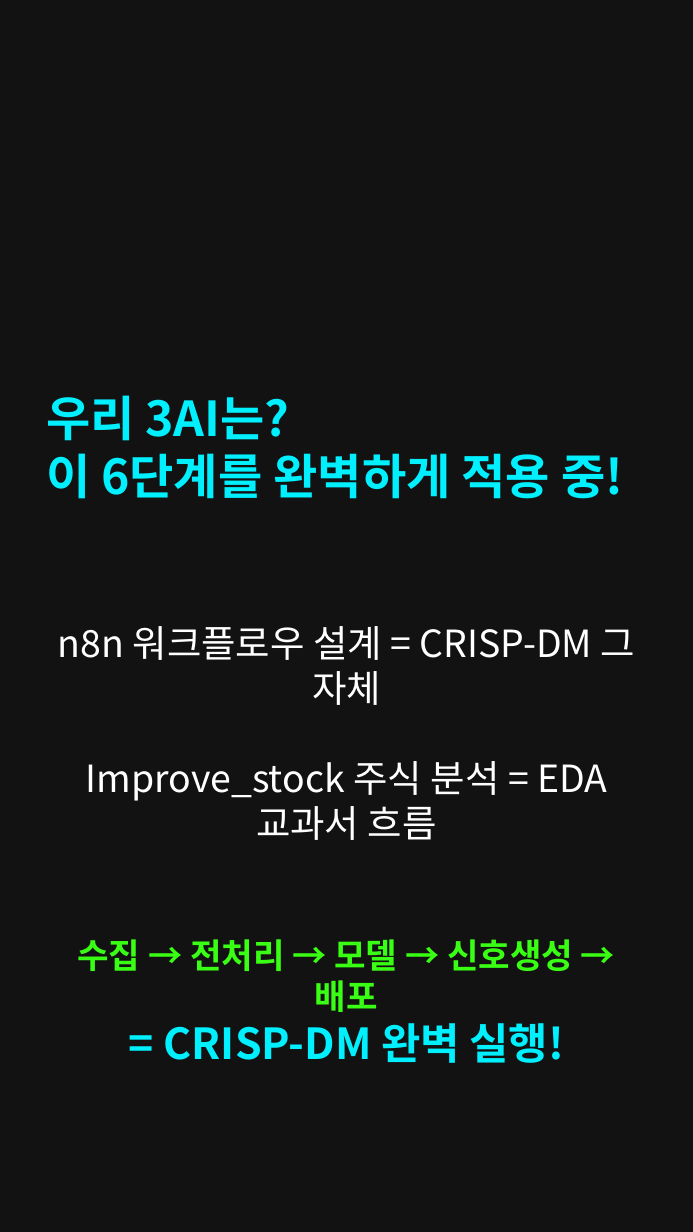
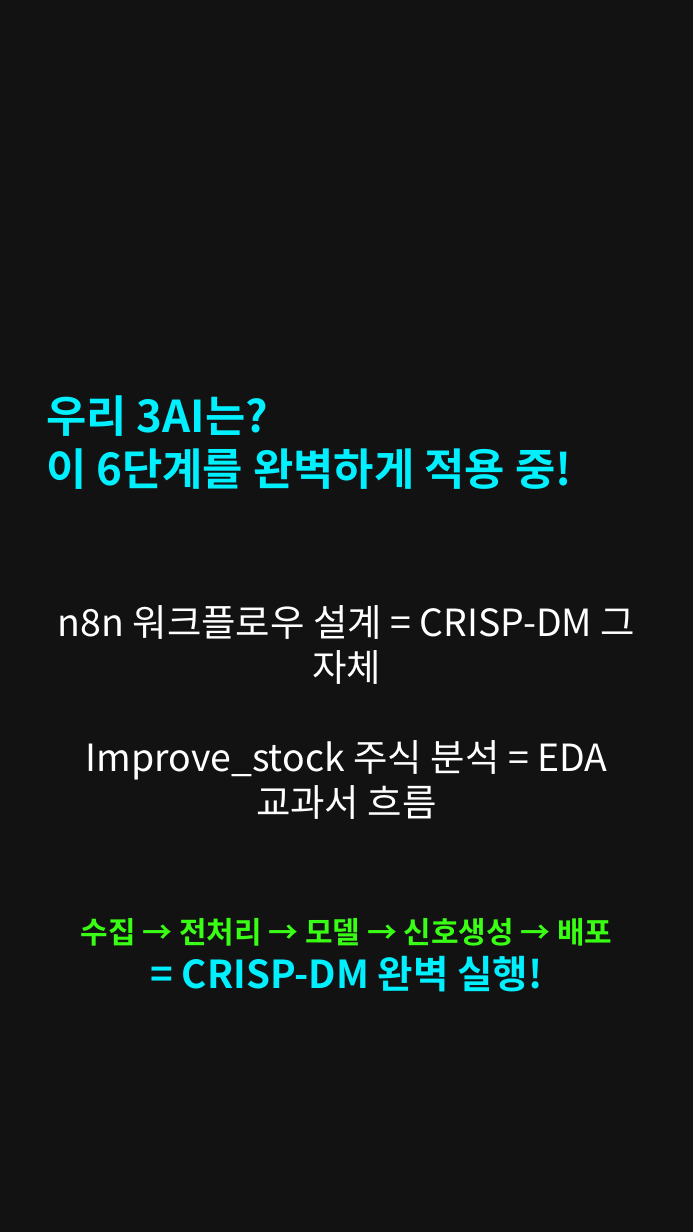
Before and after one commit to barobogi/AI_Global_Config, a slide deck: slide 4 of 63_youtube_creator/pipeline/output/crisp_dm_shorts.pptx. Drawn at 693x1232 pixels with LibreOffice and Linux fonts; fonts in the diff are those of the drawing. Boxes give left, top, right and bottom in pixels: in the first picture for what was removed or moved away, otherwise in the second. Text is boxed around its words. In the diff, an @@ line names an element or a change of style, - is before the commit and + after.

```diff
--- a/63_youtube_creator/pipeline/output/crisp_dm_shorts.pptx
+++ b/63_youtube_creator/pipeline/output/crisp_dm_shorts.pptx
@@ text at <box>46,395,612,992</box>: size 45 to 41 pt in "우리 3AI는? 이 6단계를 완벽하게 적용 중!"; size 32 to 28 pt in "수집 → 전처리 → 모델 → 신호생성 ..."; size 40 to 36 pt in "= CRISP-DM 완벽 실행!" @@
```
Also in this commit, not shown: 4 other slides changed, 6 other files.
